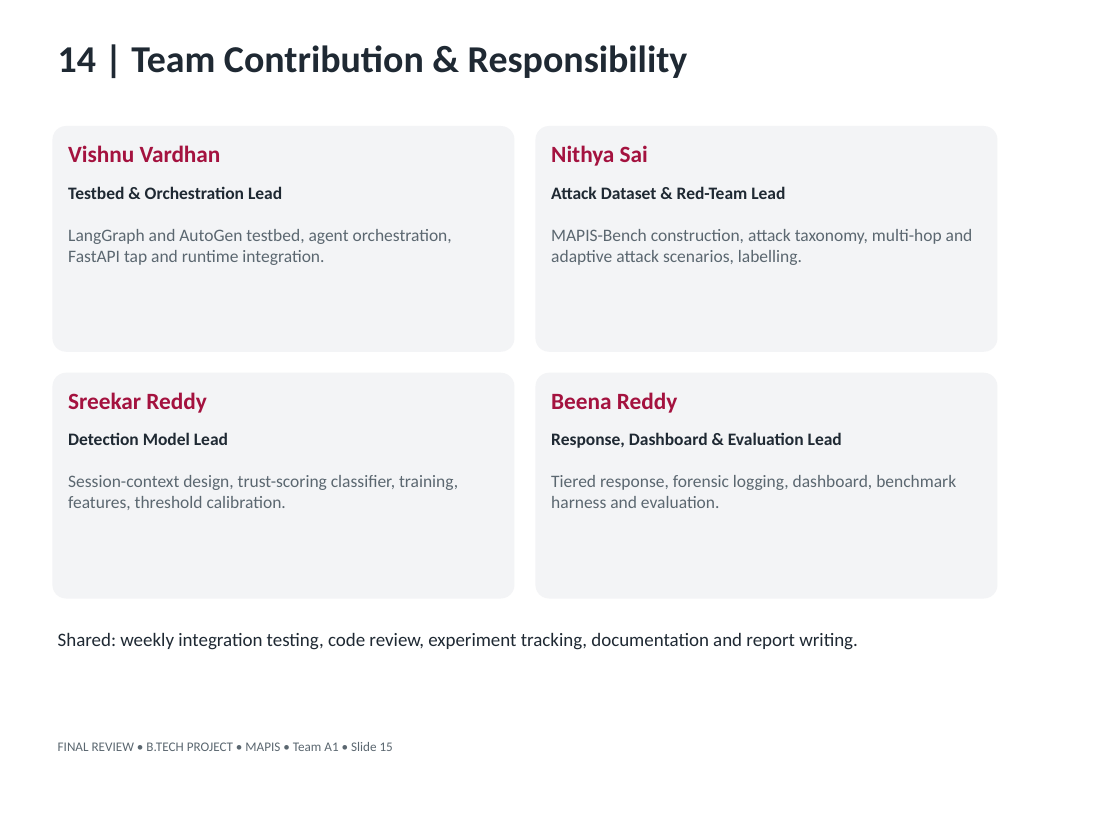
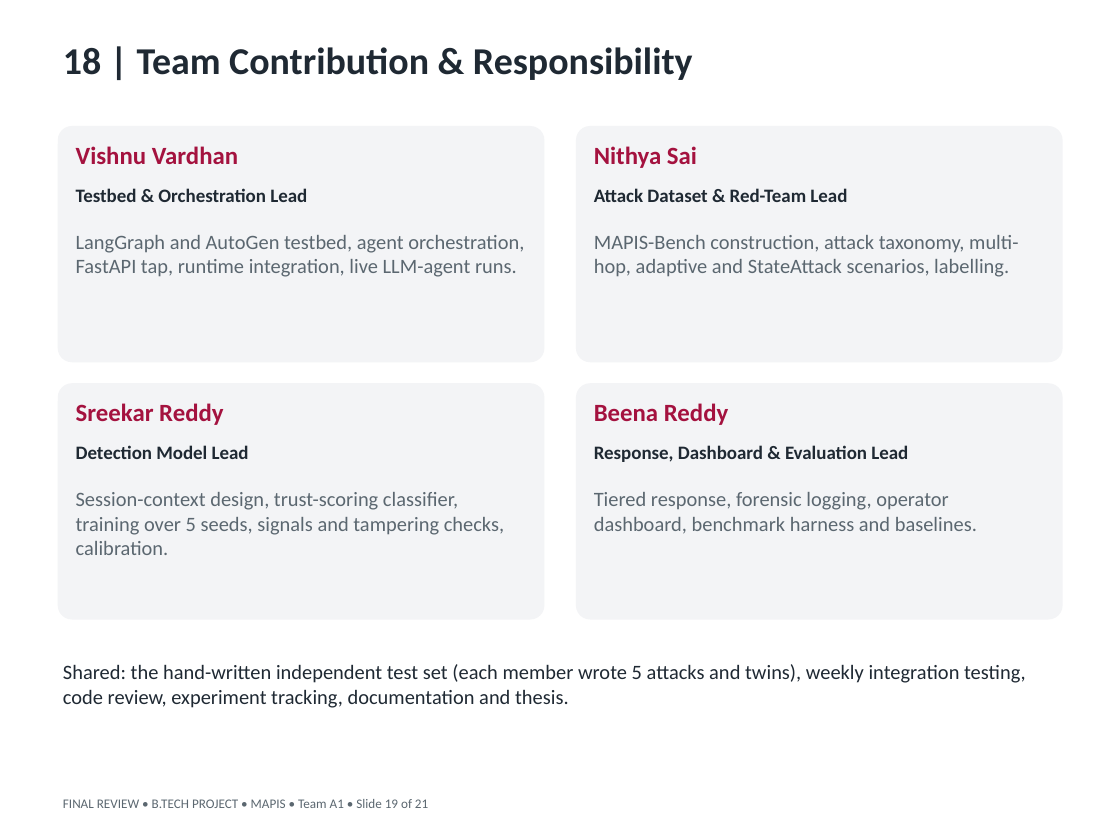
Before and after one commit to Vishnu868/Mapis, a slide deck: slide 19 of docs/presentation/MAPIS_Final_Review.pptx (slide 15 before the commit). Drawn at 1120x840 pixels with LibreOffice and Linux fonts; fonts in the diff are those of the drawing. Boxes give left, top, right and bottom in pixels: in the first picture for what was removed or moved away, otherwise in the second. Text is boxed around its words. In the diff, an @@ line names an element or a change of style, - is before the commit and + after.

Commit message:
Final review deck: 21 slides on the First Review template with the latest 5-seed and tampering-check results; replaces the Beamer deck in docs/final

```diff
--- a/docs/presentation/MAPIS_Final_Review.pptx
+++ b/docs/presentation/MAPIS_Final_Review.pptx
@@ text at (63, 47, 693, 80): text changed @@
-14 | Team Contribution & Responsibility
+18 | Team Contribution & Responsibility
@@ rounded rectangle: place and size @@
-rounded rectangle at (52, 126, 514, 352)
+rounded rectangle at (58, 126, 544, 362)
@@ text "Vishnu Vardhan": place and size @@
-text "Vishnu Vardhan" at (68, 145, 221, 162)
+text "Vishnu Vardhan" at (76, 146, 238, 164)
@@ rounded rectangle: place and size @@
-rounded rectangle at (535, 126, 997, 352)
+rounded rectangle at (575, 126, 1061, 362)
@@ text "Nithya Sai": place and size @@
-text "Nithya Sai" at (551, 145, 648, 166)
+text "Nithya Sai" at (594, 146, 697, 168)
@@ text "Testbed & Orchestration Lead": place and size @@
-text "Testbed & Orchestration Lead" at (68, 186, 282, 199)
+text "Testbed & Orchestration Lead" at (76, 188, 307, 202)
@@ text "Attack Dataset & Red-Team Lead": place and size @@
-text "Attack Dataset & Red-Team Lead" at (551, 186, 785, 199)
+text "Attack Dataset & Red-Team Lead" at (594, 188, 847, 202)
@@ text at (76, 235, 524, 277): text changed; size 12 to 14 pt @@
-LangGraph and AutoGen testbed, agent orchestration, FastAPI tap and runtime integration.
+LangGraph and AutoGen testbed, agent orchestration, FastAPI tap, runtime integration, live LLM-agent runs.
@@ text at (594, 235, 1018, 277): text changed; size 12 to 14 pt @@
-MAPIS-Bench construction, attack taxonomy, multi-hop and adaptive attack scenarios, labelling.
+MAPIS-Bench construction, attack taxonomy, multi-hop, adaptive and StateAttack scenarios, labelling.
@@ rounded rectangle: place and size @@
-rounded rectangle at (52, 373, 514, 598)
+rounded rectangle at (58, 383, 544, 619)
@@ rounded rectangle: place and size @@
-rounded rectangle at (535, 373, 997, 598)
+rounded rectangle at (575, 383, 1061, 619)
@@ text "Sreekar Reddy": place and size @@
-text "Sreekar Reddy" at (68, 392, 206, 413)
+text "Sreekar Reddy" at (76, 403, 224, 425)
@@ size 16 to 17 pt in 4 elements at (76, 146, 238, 164), (76, 403, 224, 425), (594, 146, 697, 168), (594, 403, 728, 425) @@
@@ text "Beena Reddy": place and size @@
-text "Beena Reddy" at (551, 392, 677, 413)
+text "Beena Reddy" at (594, 403, 728, 425)
@@ text "Detection Model Lead": place and size @@
-text "Detection Model Lead" at (68, 432, 228, 445)
+text "Detection Model Lead" at (76, 445, 249, 459)
@@ size 12 to 13 pt in 4 elements at (76, 188, 307, 202), (76, 445, 249, 459), (594, 188, 847, 202), (594, 445, 908, 462) @@
@@ text "Response, Dashboard & Evaluation Lead": place and size @@
-text "Response, Dashboard & Evaluation Lead" at (551, 432, 842, 448)
+text "Response, Dashboard & Evaluation Lead" at (594, 445, 908, 462)
@@ text at (76, 492, 504, 555): text changed; size 12 to 14 pt @@
-Session-context design, trust-scoring classifier, training, features, threshold calibration.
+Session-context design, trust-scoring classifier, training over 5 seeds, signals and tampering checks, calibration.
@@ text at (594, 492, 977, 534): text changed; size 12 to 14 pt @@
-Tiered response, forensic logging, dashboard, benchmark harness and evaluation.
+Tiered response, forensic logging, operator dashboard, benchmark harness and baselines.
@@ text at (63, 664, 1026, 708): text changed; size 13 to 14 pt @@
-Shared: weekly integration testing, code review, experiment tracking, documentation and report writing.
+Shared: the hand-written independent test set (each member wrote 5 attacks and twins), weekly integration testing, code review, experiment tracking, documentation and thesis.
@@ text at (63, 799, 428, 808): text changed @@
-FINAL REVIEW • B.TECH PROJECT • MAPIS • Team A1 • Slide 15
+FINAL REVIEW • B.TECH PROJECT • MAPIS • Team A1 • Slide 19 of 21
```
Also in this commit, not shown: 13 other slides changed, 7 slides added, 3 slides removed, 6 other files.
